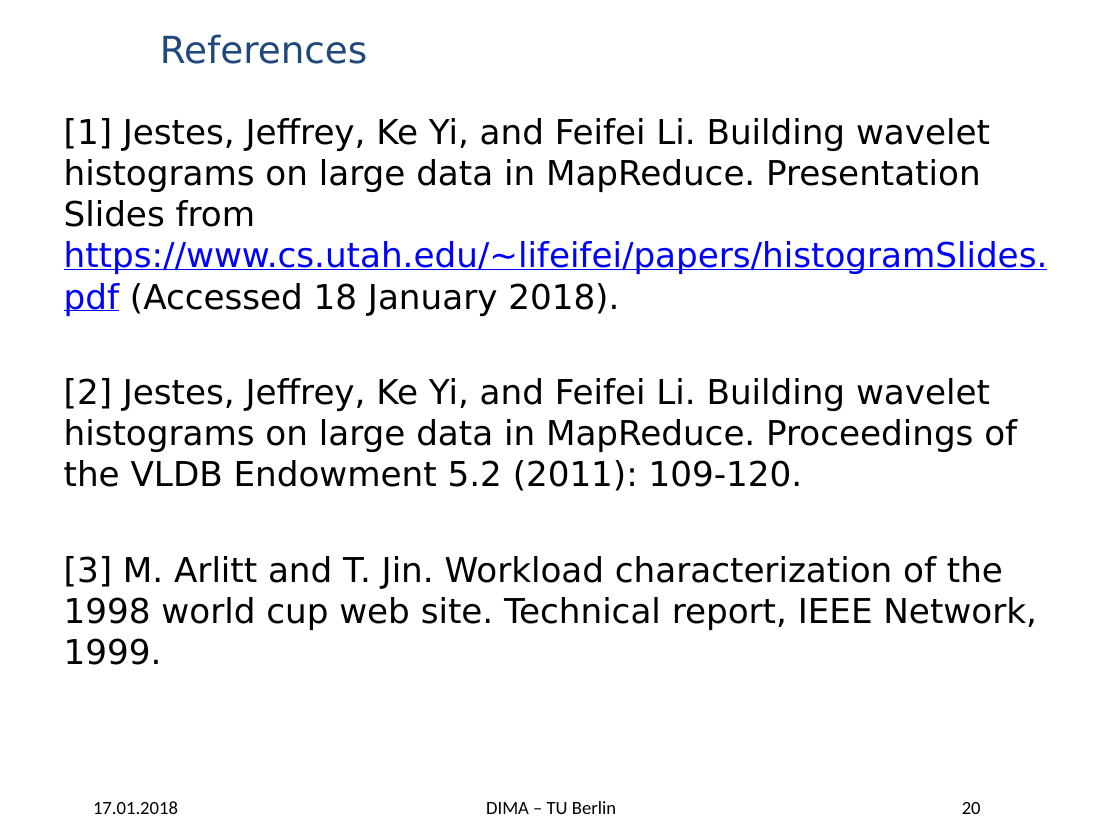
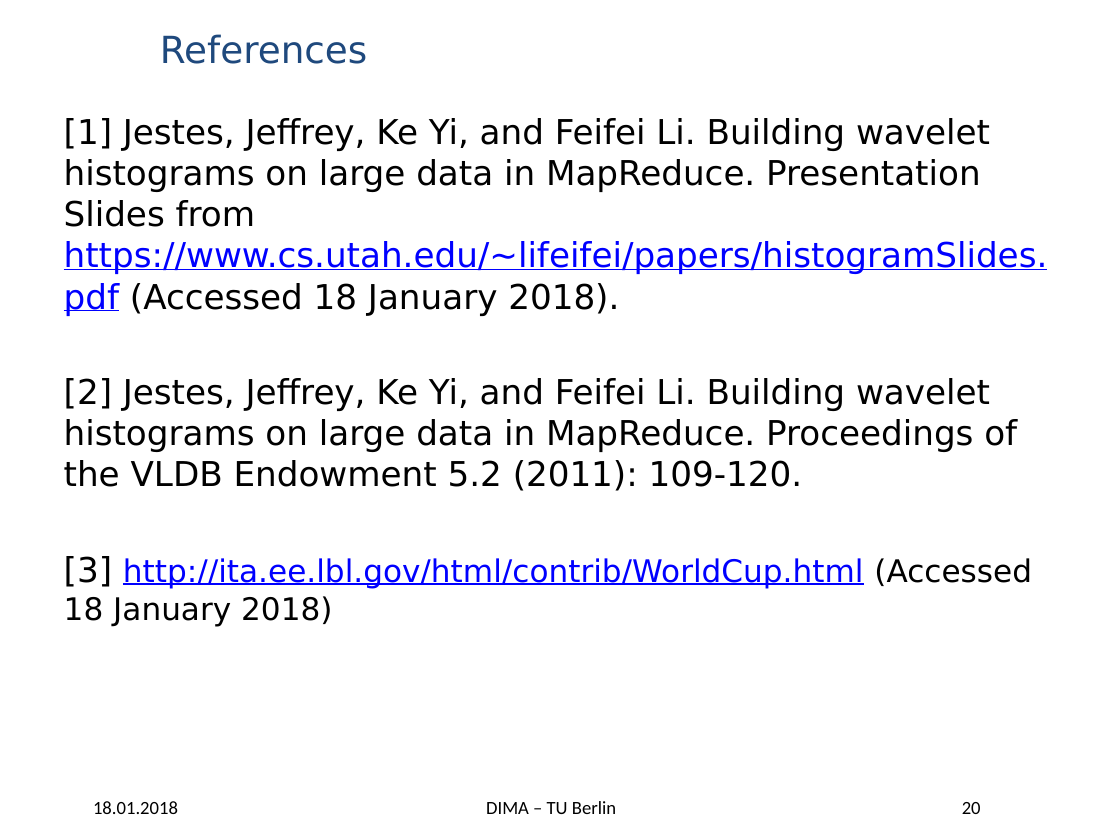
Before and after one commit to panduwicaksono91/wave-hist, a slide deck: slide 20 of BDAPRO Midterm Presentation - Wavelet Histogram.pptx. Drawn at 1120x840 pixels with LibreOffice and Linux fonts; fonts in the diff are those of the drawing; background and template pictures are left out. Boxes give left, top, right and bottom in pixels: in the first picture for what was removed or moved away, otherwise in the second. Text is boxed around its words. In the diff, an @@ line names an element or a change of style, - is before the commit and + after.

Commit message:
update WorldCup dataset reference.

```diff
--- a/BDAPRO Midterm Presentation - Wavelet Histogram.pptx
+++ b/BDAPRO Midterm Presentation - Wavelet Histogram.pptx
@@ text at (x1=64, y1=556, x2=1032, y2=627): text changed; size 22 to 20 pt; text colour #000000 to #0000FF @@
-[3] M. Arlitt and T. Jin. Workload characterization of the 1998 world cup web site. Technical report, IEEE Network, 1999.
+[3] http://ita.ee.lbl.gov/html/contrib/WorldCup.html (Accessed 18 January 2018)
@@ text at (x1=93, y1=801, x2=178, y2=814): text changed @@
-17.01.2018
+18.01.2018
```
Also in this commit, not shown: 18 other slides changed.
